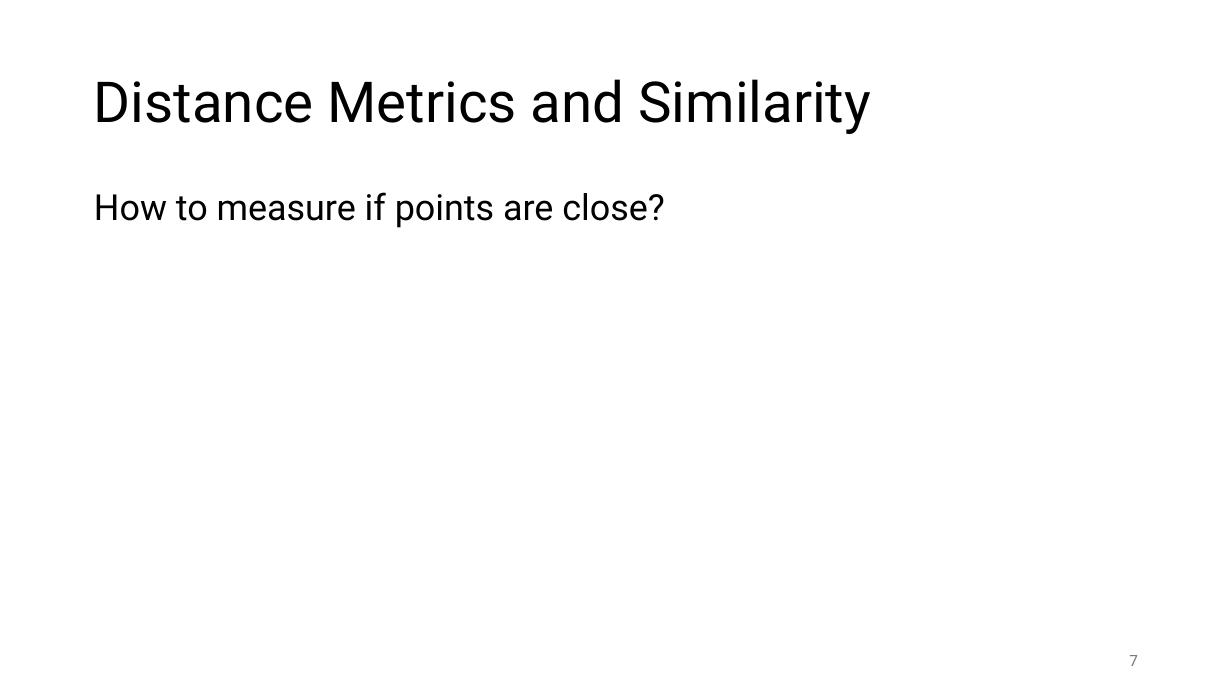
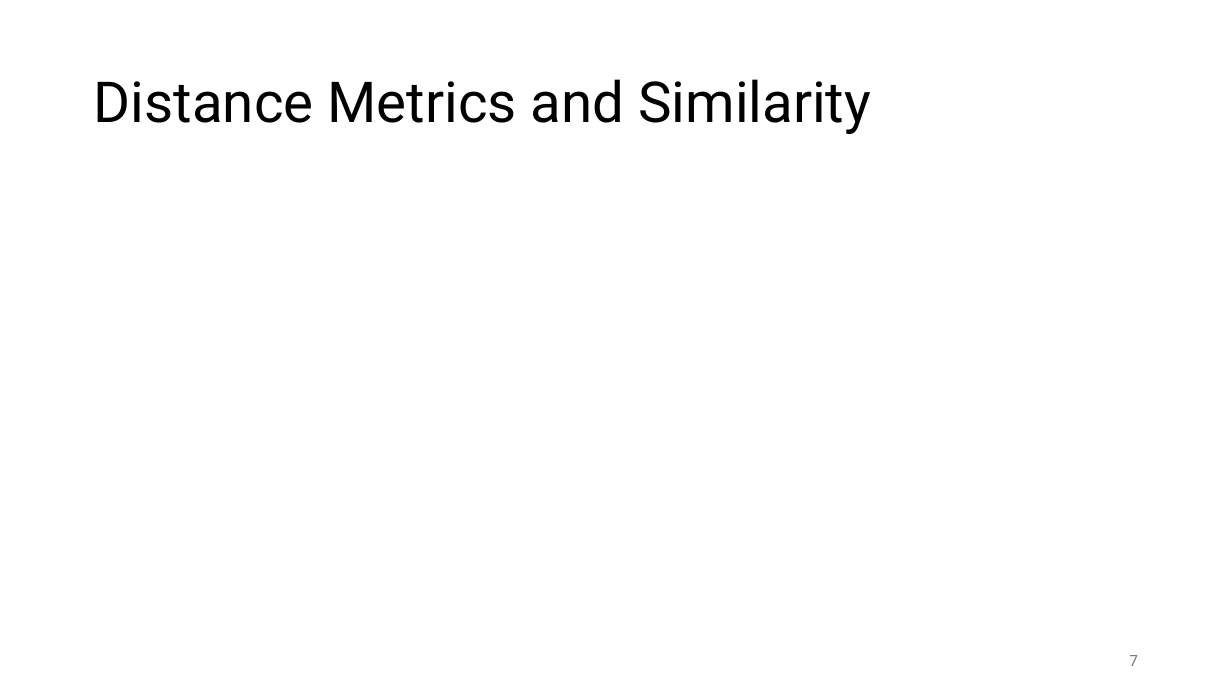
Before and after one commit to FelixWick/data_science, a slide deck: slide 7 of slides/2_clustering.pptx. Drawn at 1232x693 pixels with LibreOffice and Linux fonts; fonts in the diff are those of the drawing; grey boxes stand for pictures. Boxes give left, top, right and bottom in pixels: in the first picture for what was removed or moved away, otherwise in the second. Text is boxed around its words. In the diff, an @@ line names an element or a change of style, - is before the commit and + after.

```diff
--- a/slides/2_clustering.pptx
+++ b/slides/2_clustering.pptx
@@ text removed at (94, 192, 664, 228) @@
-How to measure if points are close?
```
Also in this commit, not shown: 6 other slides changed, 5 slides added, 2 other files.
